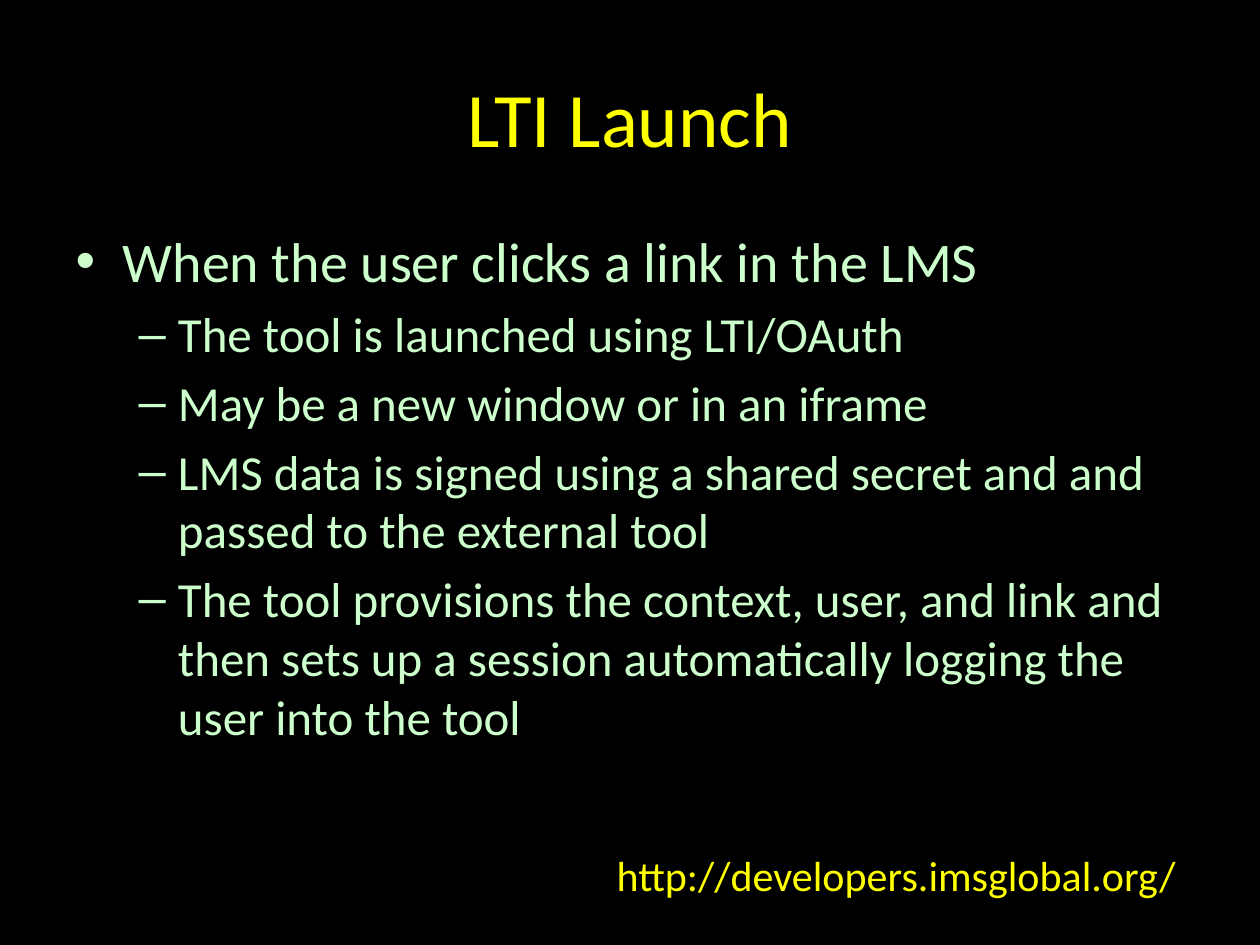
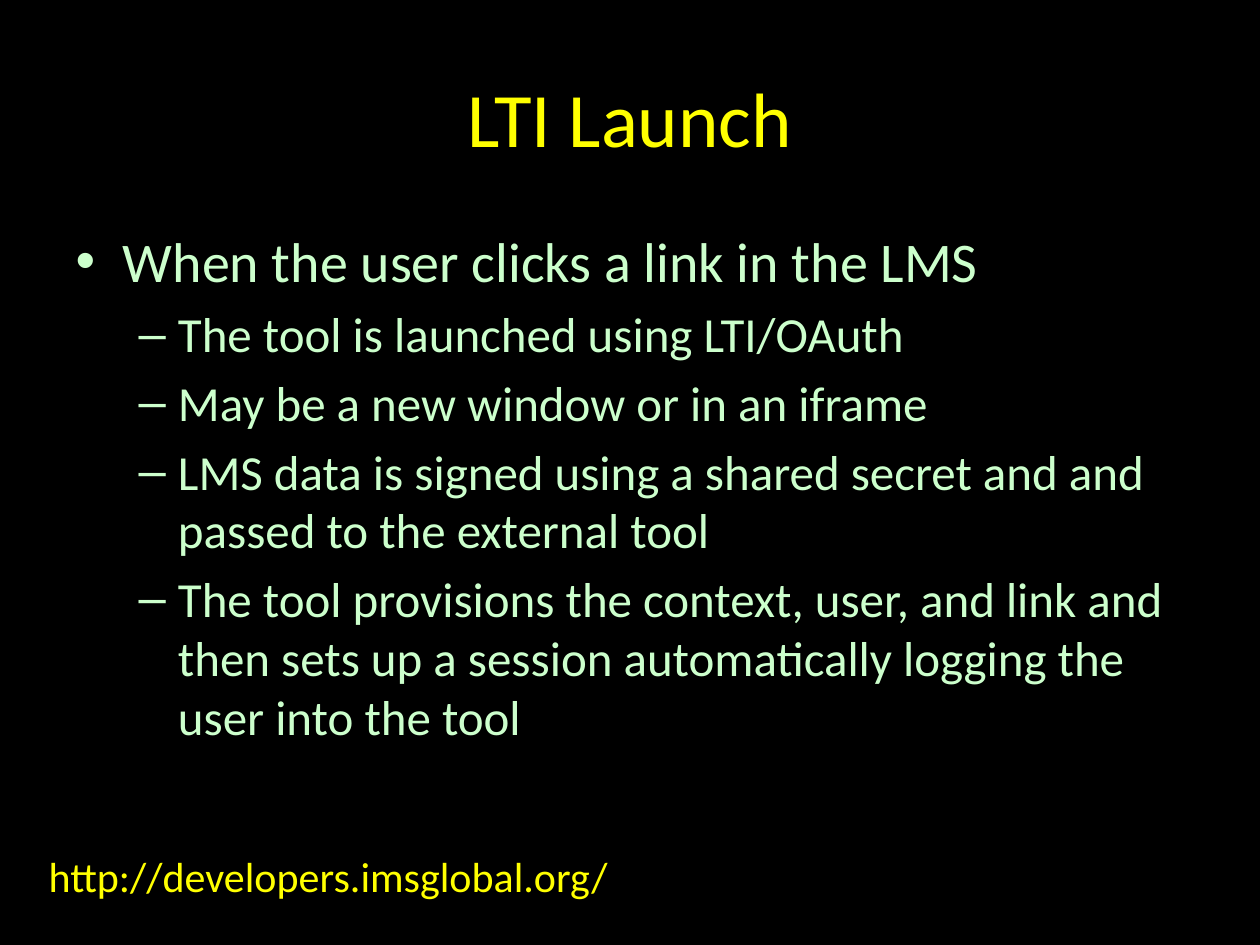
Before and after one commit to tsugiproject/tsugi, a slide deck: slide 20 of docs/lectures/02-Data-Model.pptx. Drawn at 1260x945 pixels with LibreOffice and Linux fonts; fonts in the diff are those of the drawing. Boxes give left, top, right and bottom in pixels: in the first picture for what was removed or moved away, otherwise in the second. Text is boxed around its words. In the diff, an @@ line names an element or a change of style, - is before the commit and + after.

```diff
--- a/docs/lectures/02-Data-Model.pptx
+++ b/docs/lectures/02-Data-Model.pptx
@@ text "http://developers.imsglobal.org/": place and size @@
-text "http://developers.imsglobal.org/" at [617, 861, 1176, 899]
+text "http://developers.imsglobal.org/" at [49, 862, 608, 900]
```
Also in this commit, not shown: 8 other slides changed.
